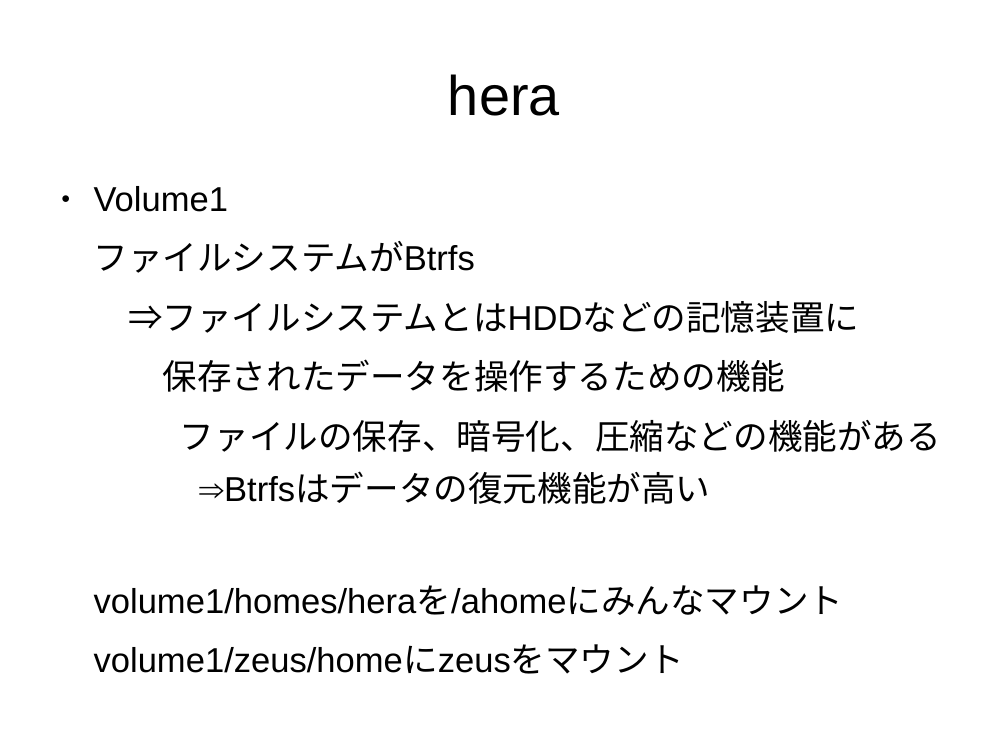
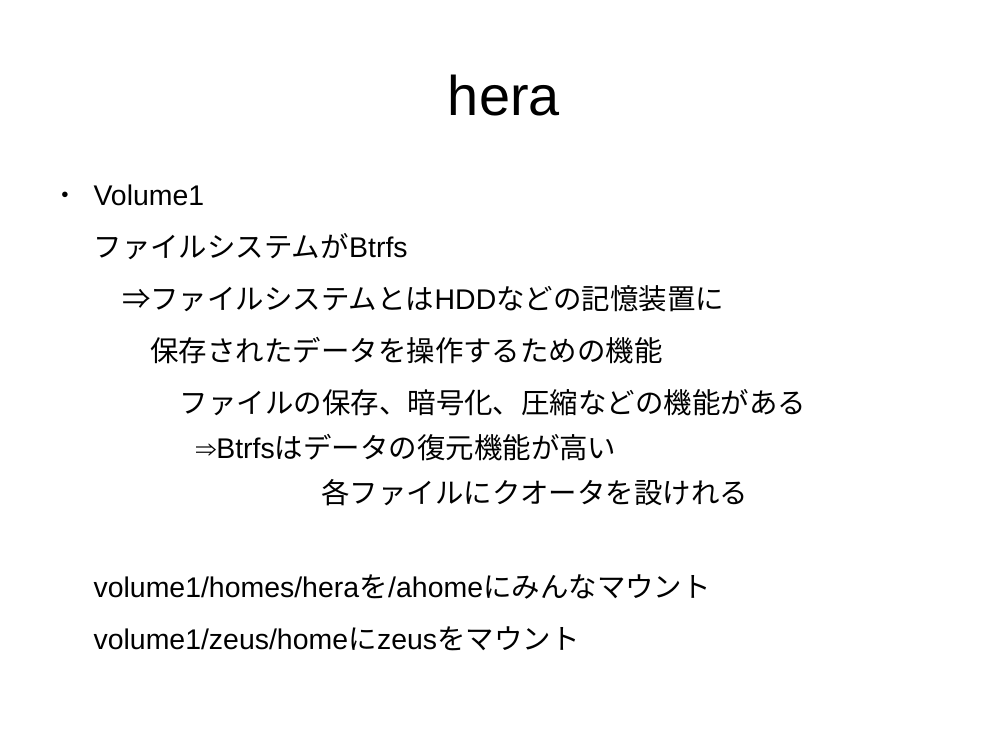
Before and after one commit to naoki709mm/BCL_presentation, a slide deck: slide 3 of okuya.odp. Drawn at 1008x756 pixels with LibreOffice and Linux fonts; fonts in the diff are those of the drawing. Boxes give left, top, right and bottom in pixels: in the first picture for what was removed or moved away, otherwise in the second. Text is boxed around its words. In the diff, an @@ line names an element or a change of style, - is before the commit and + after.

```diff
--- a/okuya.odp
+++ b/okuya.odp
@@ text at <box>94,184,806,651</box>: size 27.2 to 22.4 pt @@
@@ text at <box>321,479,748,506</box>: paragraph added @@
+      各ファイルにクオータを設けれる
```
Also in this commit, not shown: 3 other slides changed, 1 other file.
